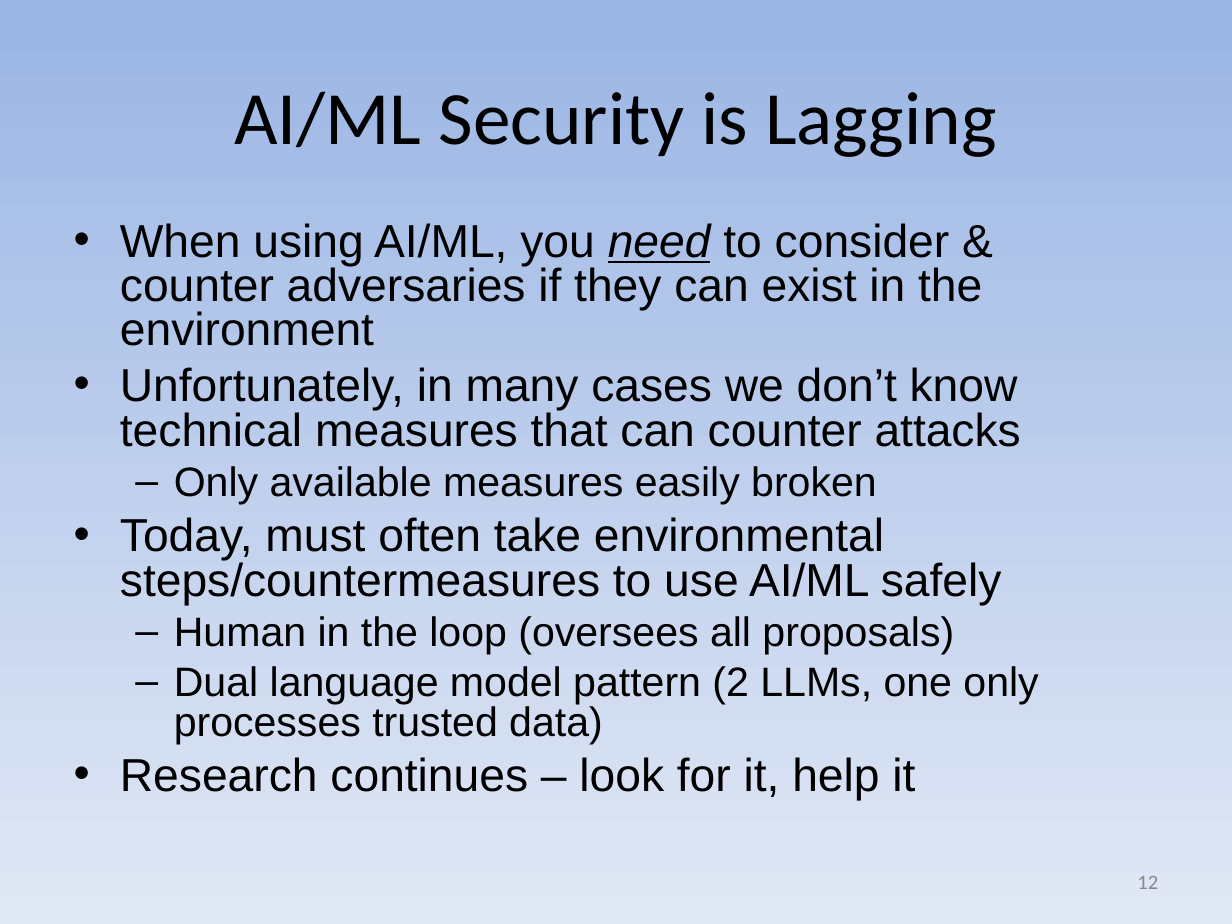
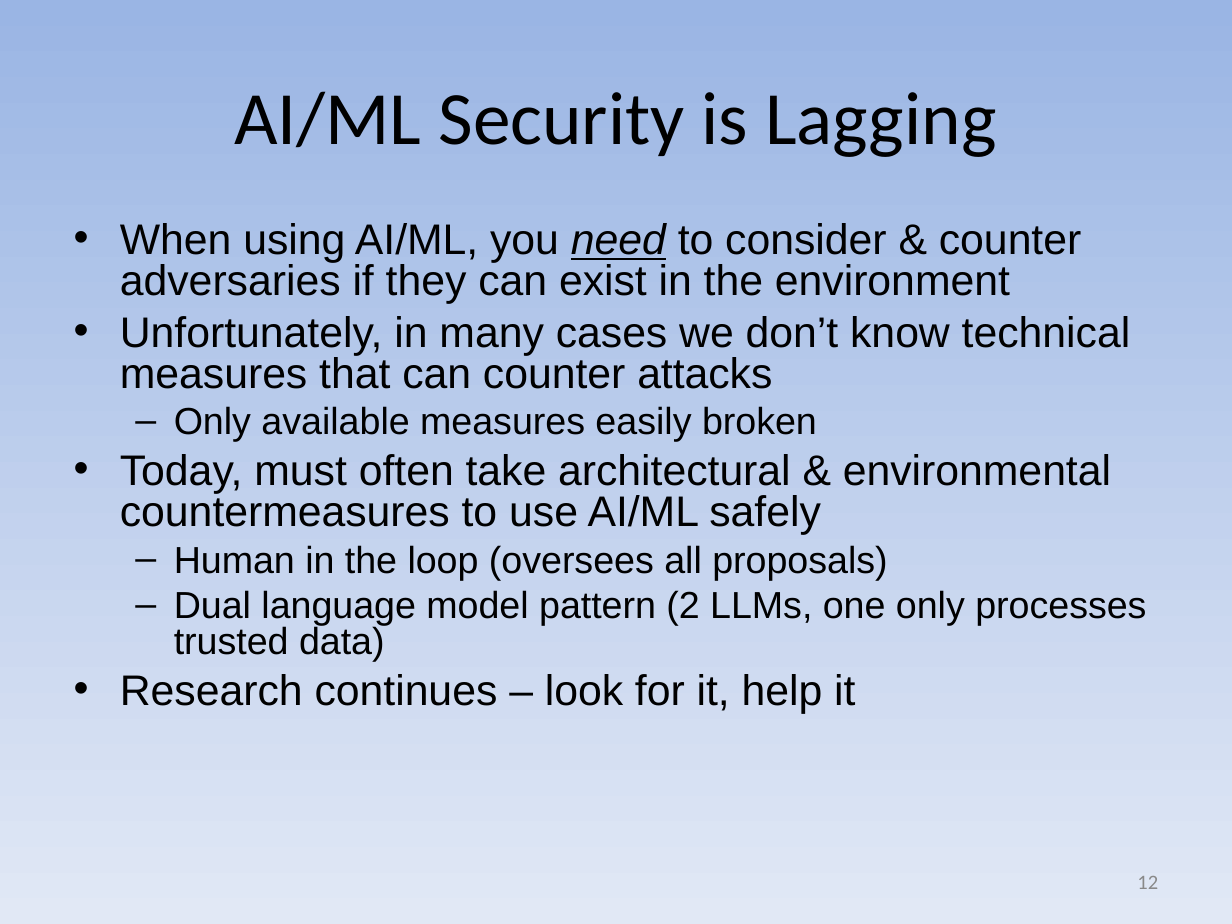
Before and after one commit to david-a-wheeler/david-a-wheeler.github.io, a slide deck: slide 12 of secure-class/presentations/Secure-Software-10-Misc.ppt. Drawn at 1232x924 pixels with LibreOffice and Linux fonts; fonts in the diff are those of the drawing. Boxes give left, top, right and bottom in pixels: in the first picture for what was removed or moved away, otherwise in the second. Text is boxed around its words. In the diff, an @@ line names an element or a change of style, - is before the commit and + after.

```diff
--- a/secure-class/presentations/Secure-Software-10-Misc.ppt
+++ b/secure-class/presentations/Secure-Software-10-Misc.ppt
@@ text at [120, 223, 1146, 714]: size 27 to 25 pt in "When using AI/ML, you need to consider ...", "Unfortunately, in many cases we don’t know ...", "Research continues – look for it, help ..."; size 24 to 22 pt in "Only available measures easily broken", "Human in the loop (oversees all proposals)", "Dual language model pattern (2 LLMs, one ..." @@
@@ text at [120, 454, 1111, 535]: text changed; size 27 to 25 pt @@
-• Today, must often take environmental steps/countermeasures to use AI/ML safely
+• Today, must often take architectural & environmental countermeasures to use AI/ML safely
```
Also in this commit, not shown: 2 other slides changed.
